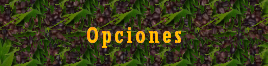
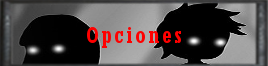
Two versions of the same layered image (268x66). Layer-by-layer changes:
added layer "Capa pegada #1" above "..." over [0, 0, 268, 66]
painted on "..." over [87, 27, 181, 48]
removed layer "Fondo" over [0, 0, 268, 66]
added layer "Capa pegada" over [0, 0, 268, 66]
